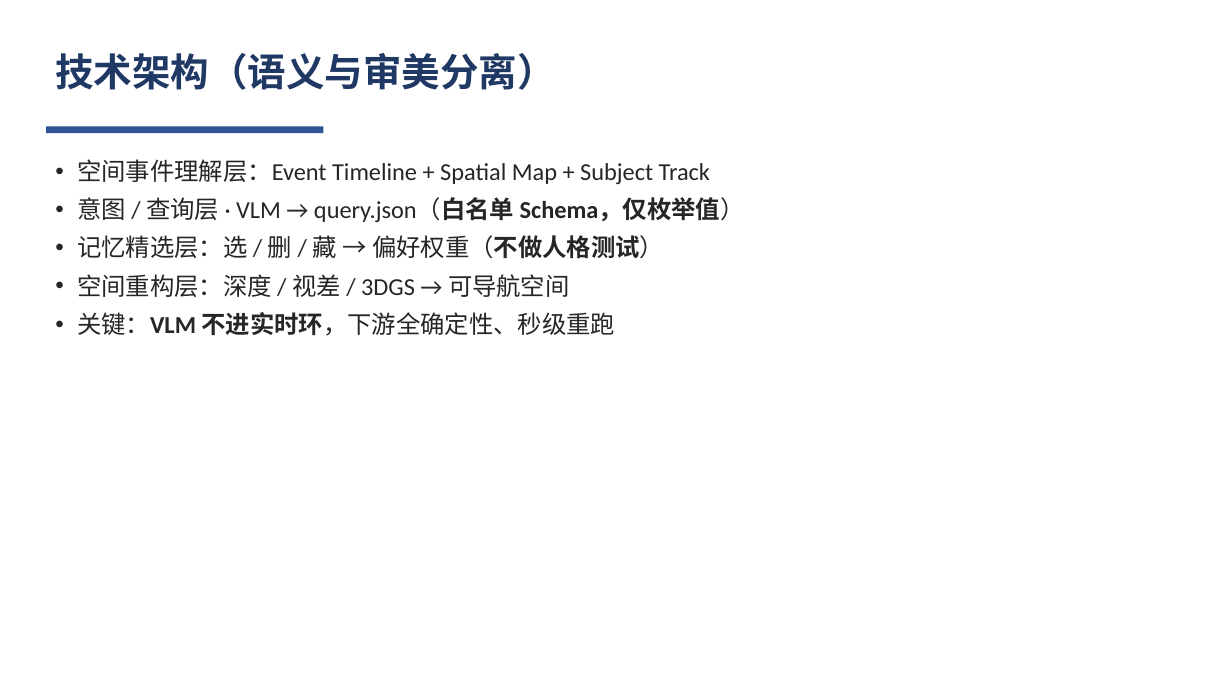
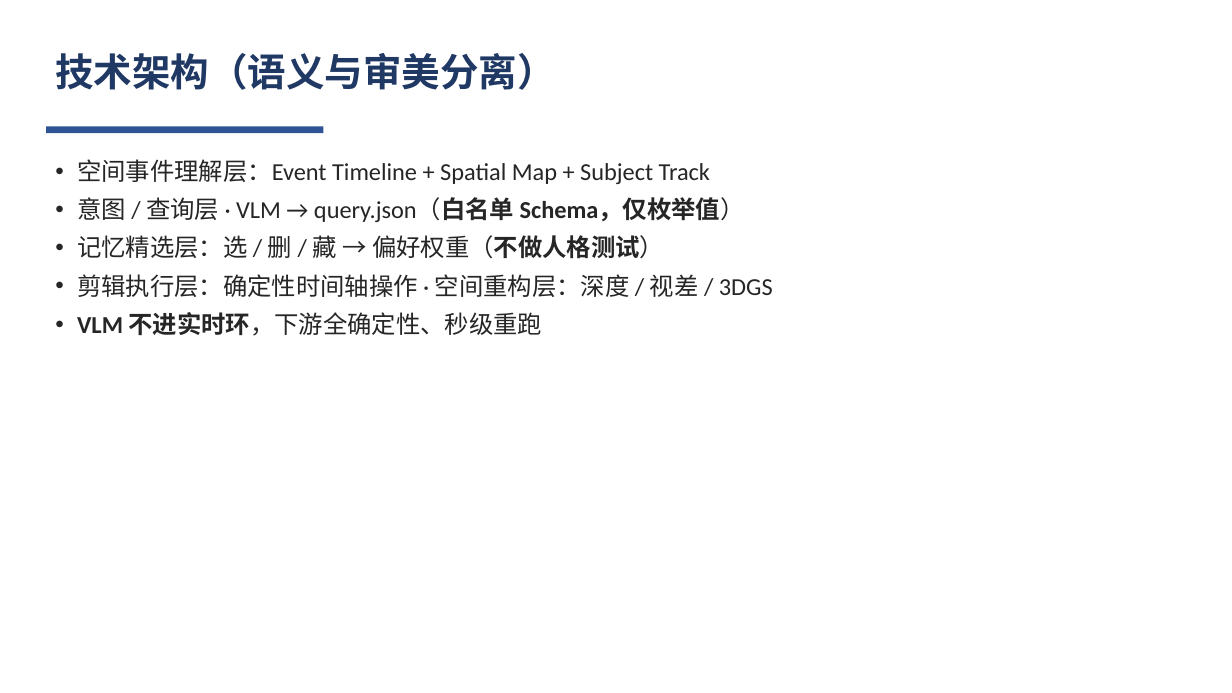
Before and after one commit to obtito/insta360-ai-memory-space, a slide deck: slide 11 of 影石黑客松_Pitch.pptx (slide 8 before the commit). Drawn at 1232x693 pixels with LibreOffice and Linux fonts; fonts in the diff are those of the drawing. Boxes give left, top, right and bottom in pixels: in the first picture for what was removed or moved away, otherwise in the second. Text is boxed around its words. In the diff, an @@ line names an element or a change of style, - is before the commit and + after.

```diff
--- a/影石黑客松_Pitch.pptx
+++ b/影石黑客松_Pitch.pptx
@@ text at (77, 274, 773, 336): text changed @@
-• 空间重构层：深度 / 视差 / 3DGS → 可导航空间
-• 关键：VLM 不进实时环，下游全确定性、秒级重跑
+• 剪辑执行层：确定性时间轴操作 · 空间重构层：深度 / 视差 / 3DGS
+• VLM 不进实时环，下游全确定性、秒级重跑
```
Also in this commit, not shown: 8 other slides changed, 2 slides added, 3 other files.
